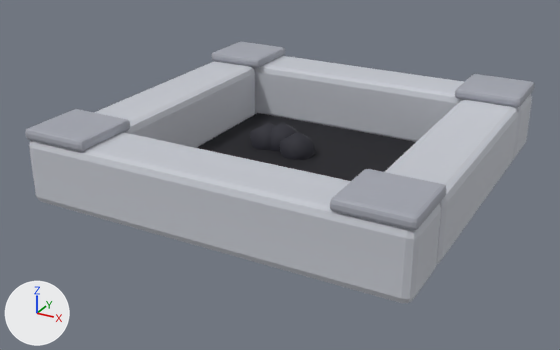
One commit to the glTF model docs/assets/gym/gym_hole_lite.glb: the scene before it, then after it.
Before and after are seen from a 50 mm camera at (1.76, -3.43, 1.75) aimed at (-0.07, -0.11, 0.09). The axes (+X, +Y, +Z) are drawn at lower left. The lights are the same throughout. The picture after the commit comes second. Vertices at exactly the same position are counted once.

The older version as bpy lines, for what is in view:
```python
me_cube = bpy.data.meshes.new('Cube')
me_cube.from_pydata(...)  # 524 vertices, 996 faces; spans x -0.98..0.98, y -0.98..0.98, z 0.0..0.47
me_cube.materials.append(mat_m)
ob_cube = bpy.data.objects.new('Cube', me_cube)
ob_cube.location = (0.0, 0.0, 0.0)
```
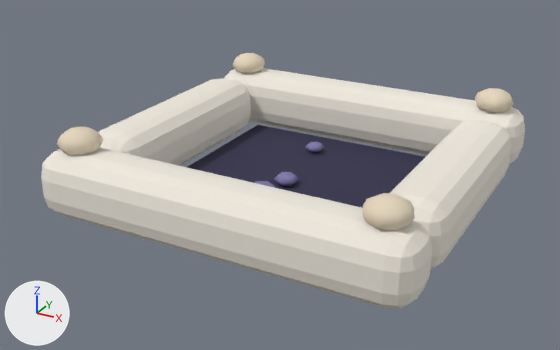
What the commit changed:
me_cube is used by ob_cube; location (0.0, 0.0, 0.0).
me_cube had 524 vertices, 996 faces and spanned x -0.98..0.98, y -0.98..0.98, z 0.0..0.47.
me_cube now has 658 vertices, 1264 faces and spans x -0.98..0.98, y -0.98..0.98, z 0.0..0.45.
me_cube part 1: the loose piece of 8 vertices spanning x -0.65..0.65, y -0.65..0.65, z 0.09..0.11 is moved by (0.0, 0.0, -0.08).
me_cube part 2: a new loose piece, a UV sphere (6 segments, 4 rings, poles along z) spanning x -0.105..0.011, y -0.145..-0.012, z 0.027..0.093, in mat_m.
me_cube part 3: a new loose piece, a UV sphere (6 segments, 4 rings, poles along z) spanning x -0.163..-0.012, y -0.358..-0.184, z 0.017..0.103, in mat_m.
me_cube part 4: a new loose piece, a UV sphere (6 segments, 4 rings, poles along z) spanning x -0.171..-0.073, y 0.353..0.466, z 0.032..0.088, in mat_m.
me_cube part 5: a new loose piece, an icosphere of 80 faces spanning x -0.91..-0.69, y -0.91..-0.69, z 0.31..0.45, in mat_m.
me_cube part 6: a new loose piece, an icosphere of 80 faces spanning x -0.91..-0.69, y 0.69..0.91, z 0.31..0.45, in mat_m.
me_cube part 7: a new loose piece, an icosphere of 80 faces spanning x 0.69..0.91, y -0.91..-0.69, z 0.31..0.45, in mat_m.
me_cube part 8: a new loose piece, an icosphere of 80 faces spanning x 0.69..0.91, y 0.69..0.91, z 0.31..0.45, in mat_m.
me_cube part 9: the loose piece of 164 vertices spanning x -0.98..0.98, y -0.65..0.98, z 0.08..0.42 is rebuilt with 286 vertices and now spans x -0.98..0.98, y -0.65..0.98, z 0.0..0.34.
me_cube part 10: the loose piece of 56 vertices spanning x -0.98..0.98, y -0.98..-0.65, z 0.08..0.42 is rebuilt with 96 vertices and now spans x -0.98..0.98, y -0.98..-0.65, z 0.0..0.34.
me_cube part 11: 10 loose pieces with 296 vertices, spanning x -0.98..0.98, y -0.98..0.98, z 0.0..0.47, are deleted.
Other edits to the shape of me_cube do not show in these pictures.

What differs and where, as boxes (x1, y1, x2, y2) in the pictures (560 x 350 px; the box of a moved part takes in the faces that stretch with it):
'Cube', reshaped: before (25, 42, 535, 303); after (41, 53, 525, 309)
part 1 of me_cube, moved or reshaped: before (197, 113, 416, 181); after (187, 125, 425, 208)
part 2 of me_cube, added: after (274, 172, 299, 186)
part 3 of me_cube, added (mostly hidden): after (254, 181, 276, 188)
part 4 of me_cube, added: after (305, 142, 324, 152)
part 5 of me_cube, added (beige): after (57, 127, 103, 155)
part 6 of me_cube, added (beige): after (233, 53, 265, 73)
part 7 of me_cube, added (beige): after (362, 193, 415, 230)
part 8 of me_cube, added (beige): after (475, 88, 514, 113)
part 9 of me_cube, rebuilt: before (94, 56, 532, 265); after (99, 68, 525, 269)
part 10 of me_cube, rebuilt: before (29, 132, 441, 303); after (41, 147, 432, 309)
part 11 of me_cube, deleted: before (25, 42, 535, 230)
